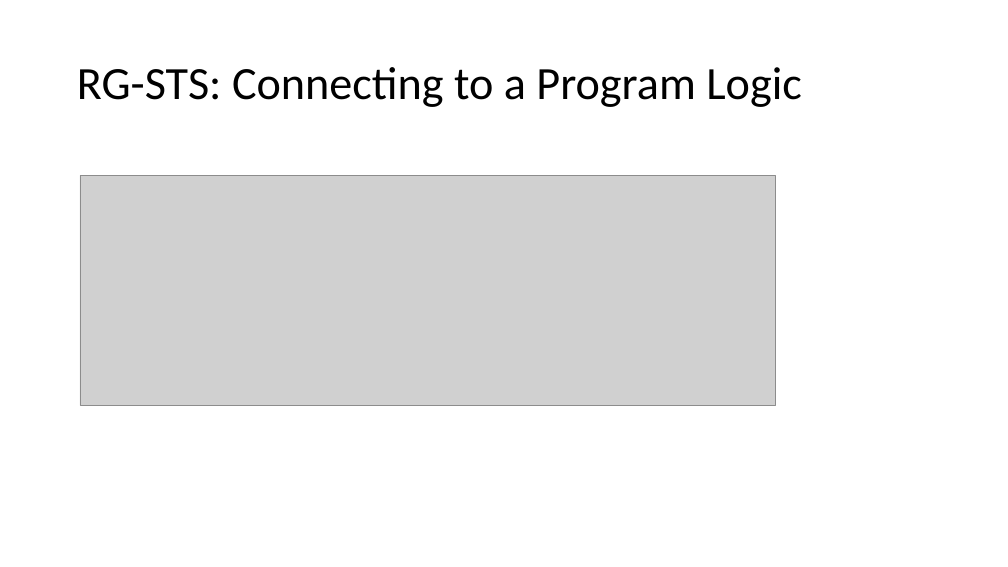
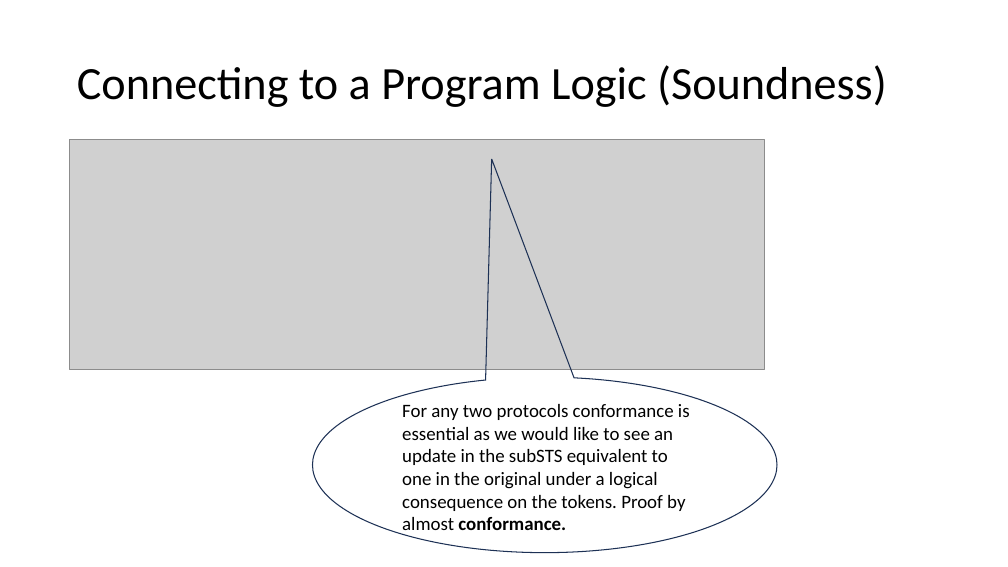
Before and after one commit to Contingent-Systems/modal_abstractions_presentations, a slide deck: slide 40 of thesis_proposal/proposal.pptx (slide 41 before the commit). Drawn at 1008x567 pixels with LibreOffice and Linux fonts; fonts in the diff are those of the drawing; grey boxes stand for pictures. Boxes give left, top, right and bottom in pixels: in the first picture for what was removed or moved away, otherwise in the second. Text is boxed around its words. In the diff, an @@ line names an element or a change of style, - is before the commit and + after.

```diff
--- a/thesis_proposal/proposal.pptx
+++ b/thesis_proposal/proposal.pptx
@@ title at [77,65,887,107]: text changed @@
-RG-STS: Connecting to a Program Logic
+Connecting to a Program Logic (Soundness)
@@ picture: place and size @@
-picture at [80,175,775,405]
+picture at [70,140,765,370]
@@ speech bubble added at [312,377,777,553], outline #1E3256 1 pt @@
@@ text added at [402,404,690,536], 18 pt, text #000000 @@
+For any two protocols conformance is essential as we would like to see an update in the subSTS equivalent to one in the original under a logical consequence on the tokens. Proof by almost conformance.
```
Also in this commit, not shown: 5 other slides changed, 1 slide removed.
